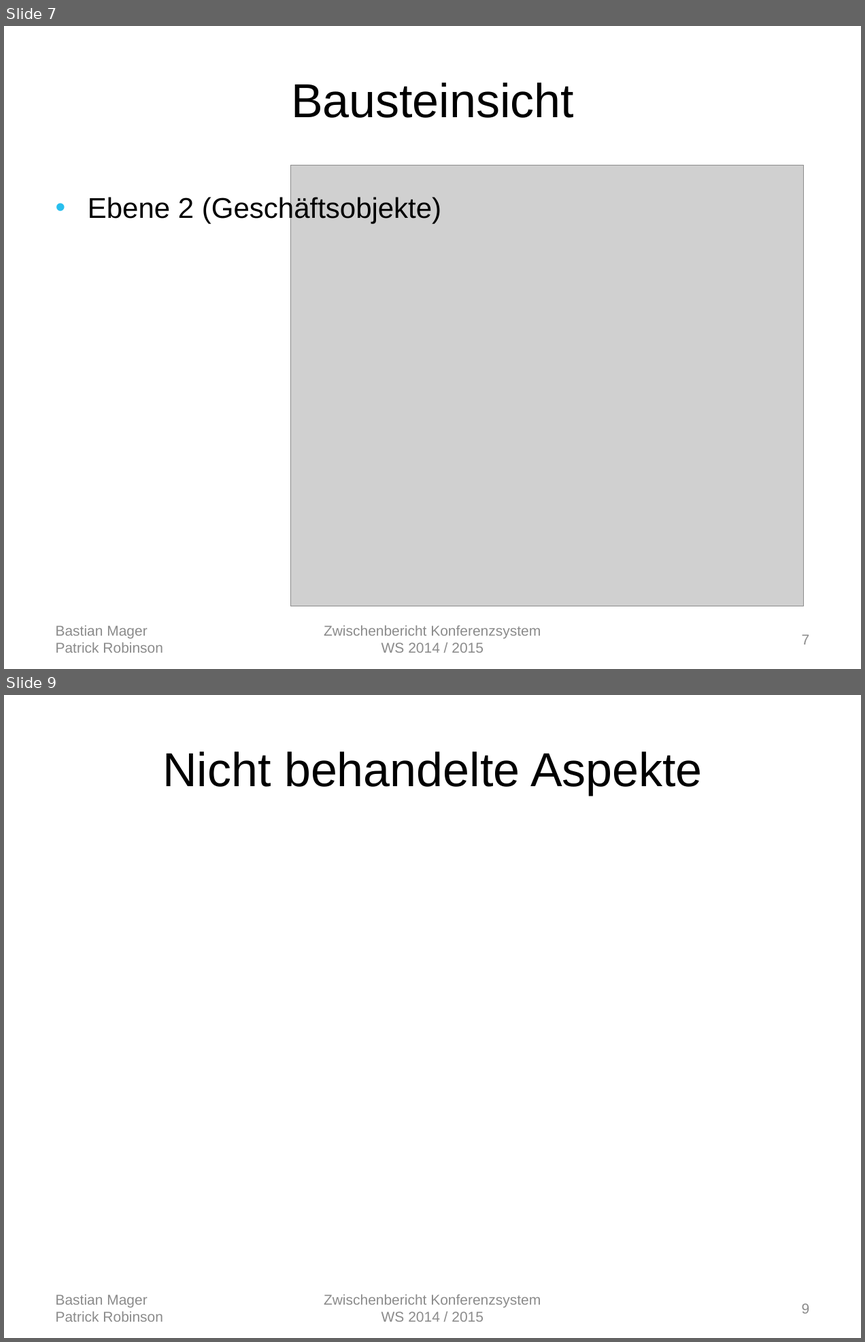
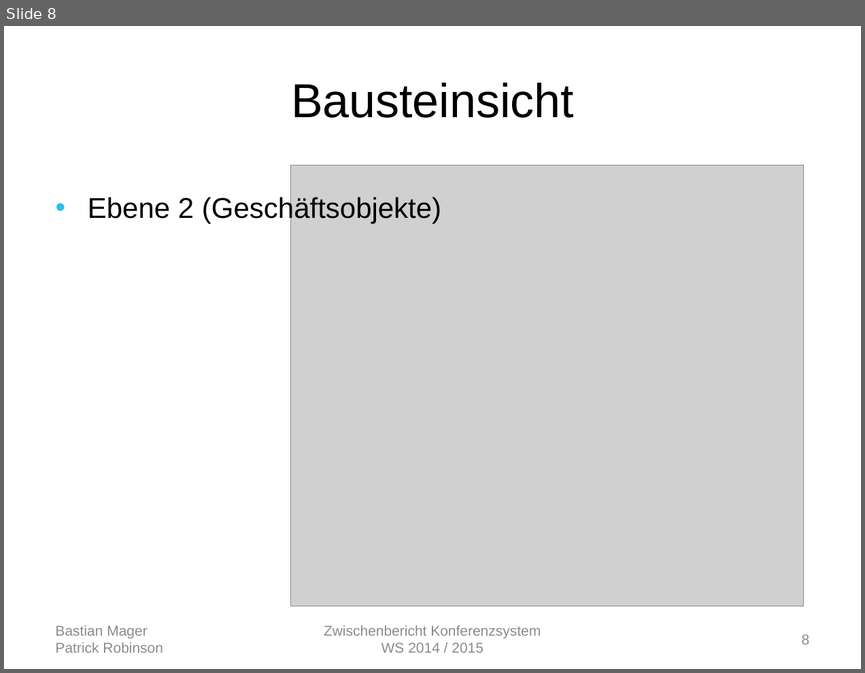
Before and after one commit to autarchprinceps/Conference-System, a slide deck: Documentation/Zwischenbericht.pptx. Shown one above the other, each under a label of ours: slides 7 and 9 before the commit, slide 8 after it; the slides between them are not shown. The pictures are 865x1342 and 865x673 pixels, drawn with LibreOffice and Linux fonts; fonts in the diff are those of the drawing; grey boxes stand for pictures. Boxes give left, top, right and bottom in pixels: in the first picture for what was removed or moved away, otherwise in the second. Text is boxed around its words. In the diff, an @@ line names an element or a change of style, - is before the commit and + after.

```diff
--- a/Documentation/Zwischenbericht.pptx
+++ b/Documentation/Zwischenbericht.pptx
@@ slide 9 removed at box(4, 695, 861, 1338), background #FFFFFF @@
@@ title removed at box(162, 751, 702, 795) @@
-Nicht behandelte Aspekte
@@ text removed at box(56, 1294, 163, 1321) @@
-Bastian Mager
-Patrick Robinson
@@ text removed at box(324, 1294, 541, 1321) @@
-Zwischenbericht Konferenzsystem
-WS 2014 / 2015
@@ page number removed at box(802, 1303, 810, 1313) @@
-9
@@ what was slide 7 is now slide 8 @@
@@ page number at box(802, 634, 810, 644): text changed @@
-7
+8
```
Also in this commit, not shown: 4 slides changed, 1 slide added, 1 other slide removed, 1 other file.
